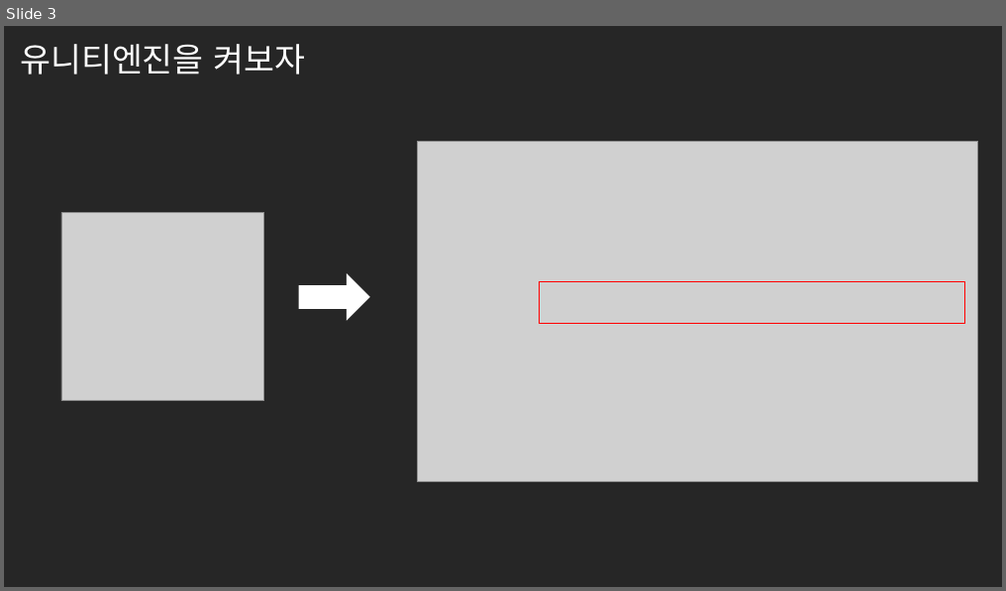
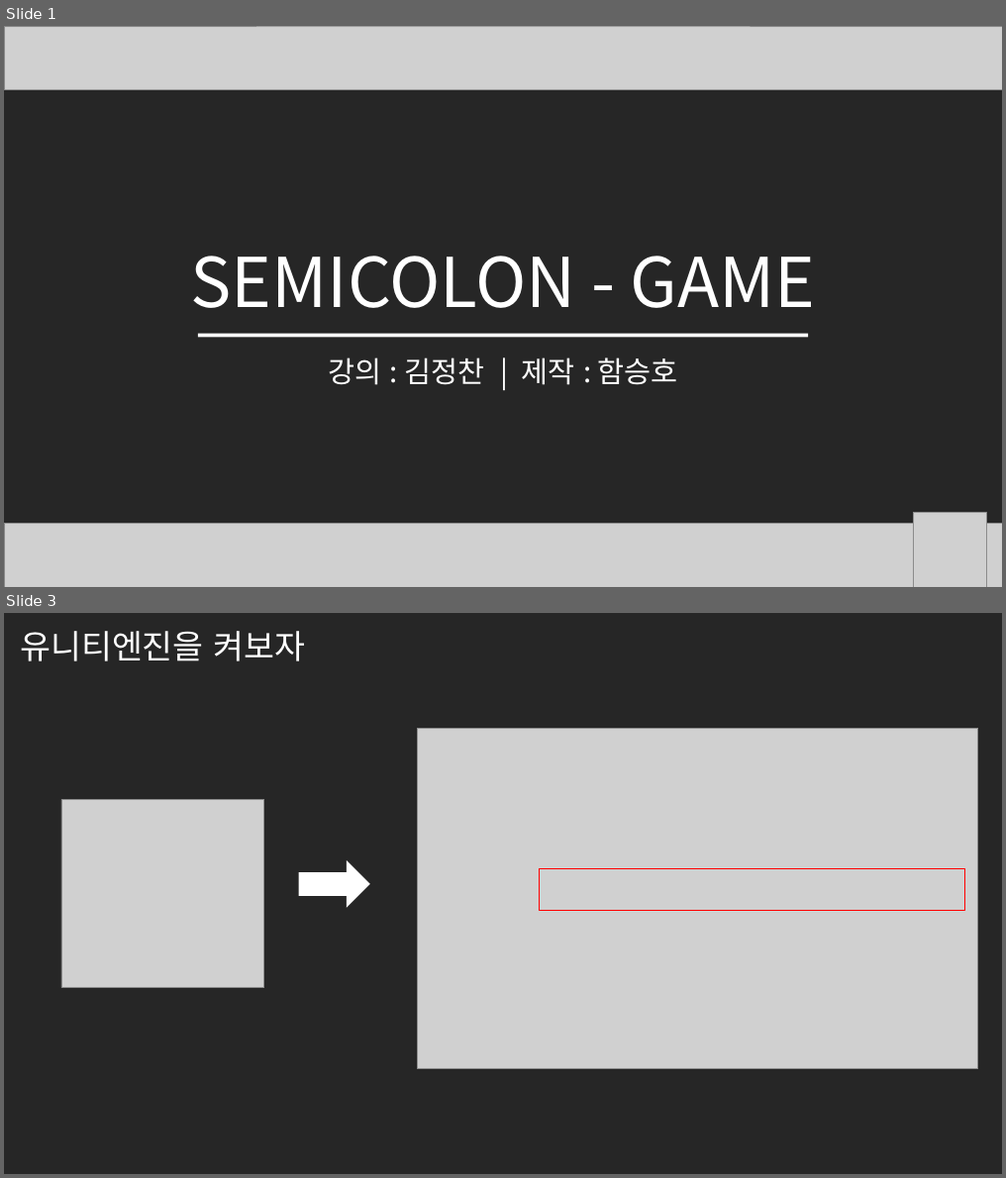
Before and after one commit to SeunghoHam/semicolon_EndlessRunner, a slide deck: 세미콜론 게임부분 강의자료.pptx. Shown one above the other, each under a label of ours: slide 3 before the commit, slides 1 and 3 after it; the slides between them are not shown. The pictures are 1006x591 and 1006x1178 pixels, drawn with LibreOffice and Linux fonts; fonts in the diff are those of the drawing; grey boxes stand for pictures; background and template pictures are left out. Boxes give left, top, right and bottom in pixels: in the first picture for what was removed or moved away, otherwise in the second. Text is boxed around its words. In the diff, an @@ line names an element or a change of style, - is before the commit and + after.

```diff
--- a/세미콜론 게임부분 강의자료.pptx
+++ b/세미콜론 게임부분 강의자료.pptx
@@ slide 1 added at [4, 26, 1002, 587], background #262626 @@
@@ picture added at [4, 26, 1002, 89] @@
@@ text added at [190, 256, 816, 308], 66 pt, text #FFFFFF @@
+SEMICOLON - GAME
@@ rectangle added at [198, 334, 808, 338], fill #FFFFFF @@
@@ text added at [328, 358, 678, 385], 28 pt, text #FFFFFF @@
+강의 : 김정찬 | 제작 : 함승호
@@ picture added at [4, 524, 1002, 587] @@
@@ picture added at [914, 513, 986, 587] @@
```
Also in this commit, not shown: 3 slides changed, 1 other slide added, 2 slides removed.
